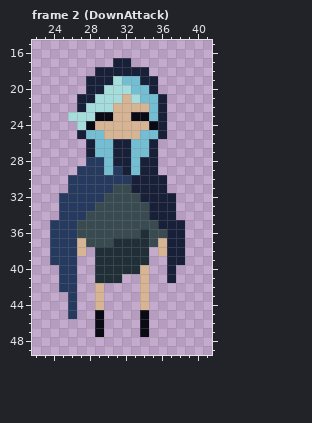
Two states of a pixel-art file, DavisGGJ2023/Assets/ArtDev/Sprites/Protag/ProtagDown.aseprite. The picture above is the old version.
64x64 pixels, 17 frames. Colours within 5 levels of each other are drawn and written as one. Shown: frame 2 (DownAttack): x 22..41, y 15..49. The commit also changed other frames, which this record leaves out.
And afterwards:
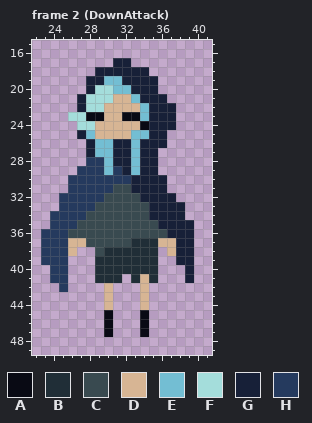
Palette (. is transparent): A #090a14  B #202e37  C #394a50  D #d7b594  E #73bed3  F #a4dddb  G #172038  H #253a5e
The author wrote: attack vfx
From old to new:
Frame 2 (DownAttack):
y 19: x 30..33 GFEE -> EEGG
y 20: x 29 G -> F; x 31..34 FFEE -> EEGG
y 21: x 28 G -> F; x 31 F -> D; x 33..35 FEE -> EGG
y 22: x 30 F -> D; x 34..35 DE -> EG; x 37 . -> G
y 23: x 28 F -> A; x 30 A -> D; x 32 D -> A; x 34..35 AE -> EG; x 37 . -> G
y 24: x 28 A -> F; x 34..35 DA -> AG; x 37 . -> G
y 25: x 29 E -> D; x 33 D -> E; x 35 E -> G
y 26: x 34 E -> G; x 36 . -> G
y 27: x 34 E -> G
y 33: x 38 . -> G
y 34: x 24 . -> H; x 38 . -> G
y 35: x 39 . -> G
y 36: x 23 . -> H; x 26 H -> C; x 34 B -> C; x 39 . -> G
y 37: x 23 . -> H; x 26 H -> D; x 31..32 BB -> CC; x 35 C -> B; x 37 G -> D; x 39 . -> G
y 38: x 23 . -> H; x 26..27 HD -> D.; x 29 B -> C; x 35..37 .DG -> B.D; x 39 . -> G
y 39: x 23 . -> H; x 26 H -> .; x 35 . -> B; x 37 G -> .; x 39 . -> G
y 40: x 24 . -> H; x 26 H -> .; x 34..35 D. -> BB; x 37 G -> .; x 39 . -> G
y 41: x 24 . -> H; x 26 H -> .; x 33 . -> B; x 35 . -> B; x 37 G -> .; x 39 . -> G
y 42..44: x 26 H -> .; x 29..30 D. -> .D
y 45: x 26 H -> .; x 29..30 A. -> .A
y 46..47: x 29..30 A. -> .A
Boxes around the changes in both pictures, in picture pixels (x1, y1, x2, y2):
changed: (86, 76, 176, 157)
changed: (41, 202, 194, 337)
